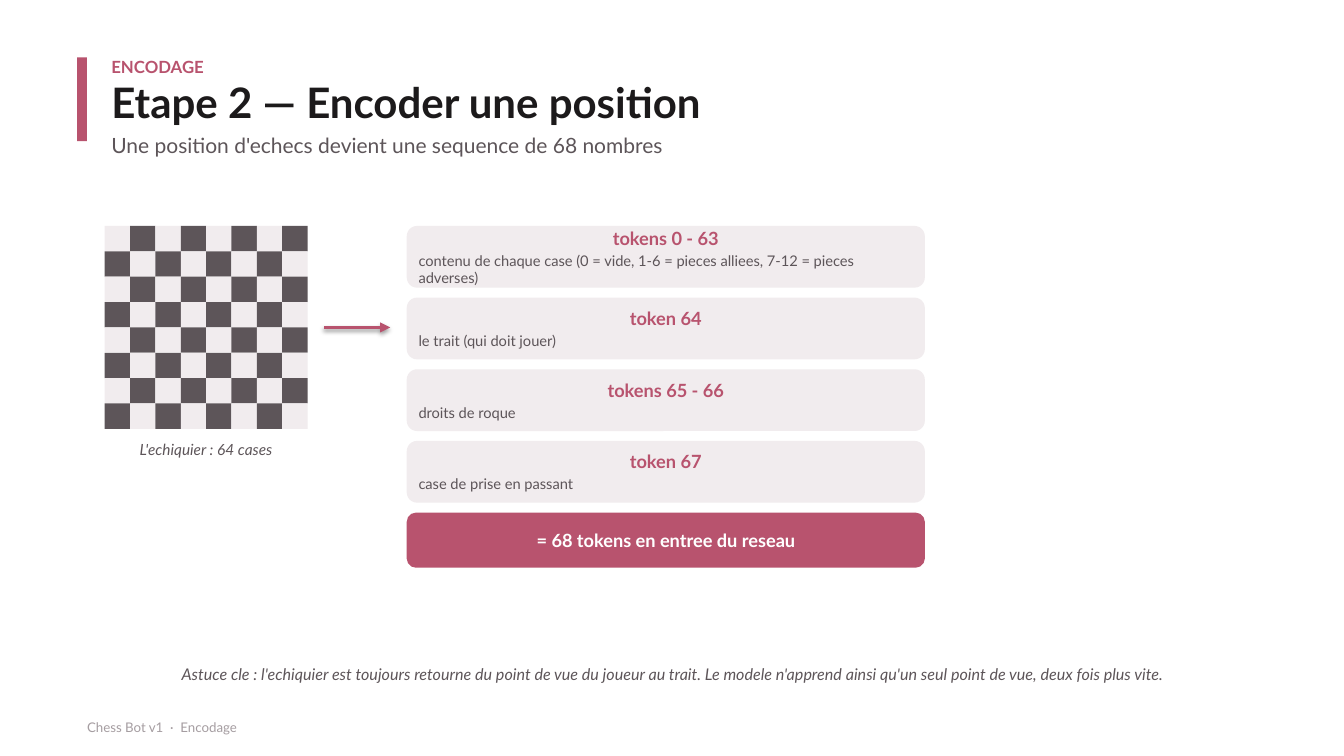
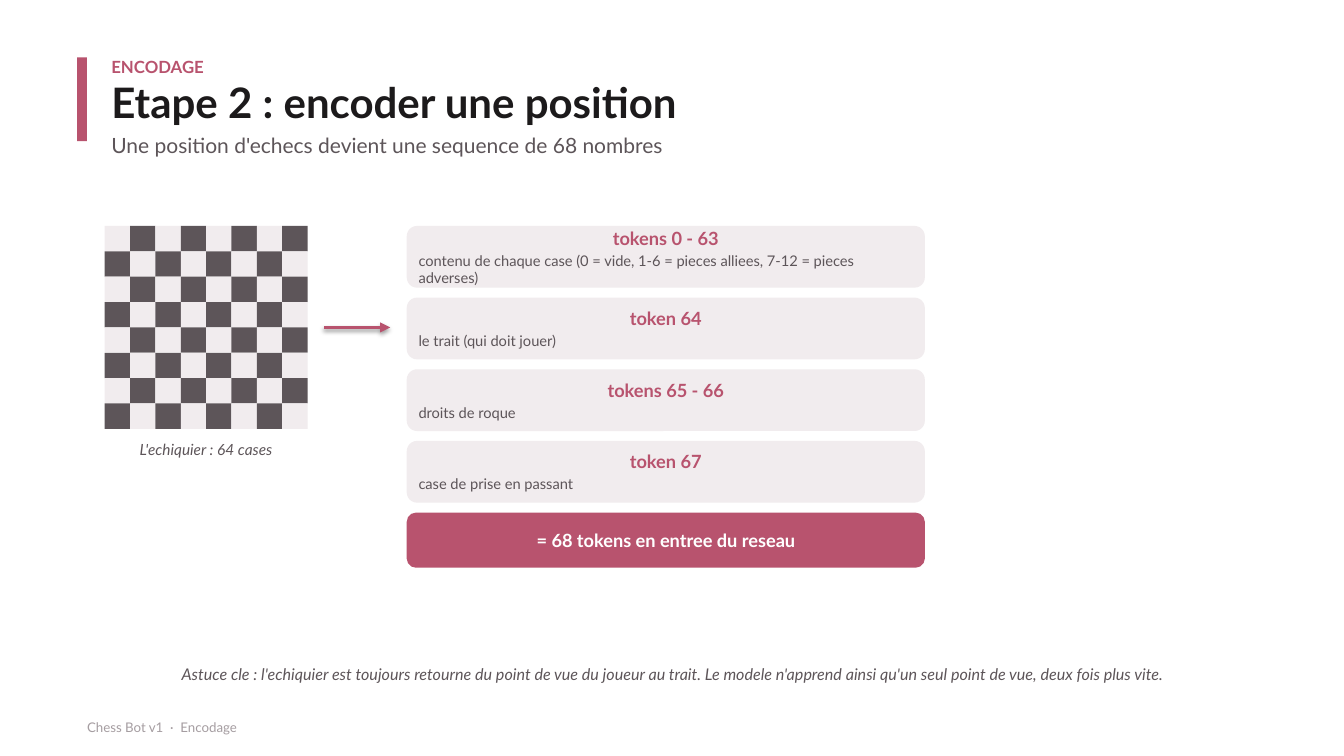
Before and after one commit to naadjath/chess-bot-v1, a slide deck: slide 7 of LIVRABLES/6-Soutenance/Soutenance.pptx. Drawn at 1344x756 pixels with LibreOffice and Linux fonts; fonts in the diff are those of the drawing. Boxes give left, top, right and bottom in pixels: in the first picture for what was removed or moved away, otherwise in the second. Text is boxed around its words. In the diff, an @@ line names an element or a change of style, - is before the commit and + after.

```diff
--- a/LIVRABLES/6-Soutenance/Soutenance.pptx
+++ b/LIVRABLES/6-Soutenance/Soutenance.pptx
@@ text at (x1=111, y1=86, x2=677, y2=125): text changed @@
-Etape 2 — Encoder une position
+Etape 2 : encoder une position
```
Also in this commit, not shown: 11 other slides changed, 3 other files.
